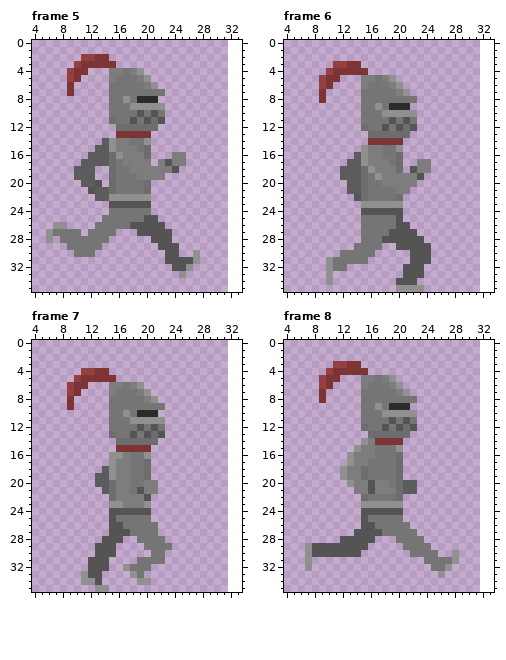
Edited in one commit: pixel-art file (RawAssets/Aseprite Files/player-run.aseprite). Above is the file before it was changed.
32x36 pixels, 8 frames. Colours within 5 levels of each other are drawn and written as one. Shown: frame 5: x 4..33, y 0..35; frame 6: x 4..33, y 0..35; frame 7: x 4..33, y 0..35; frame 8: x 4..33, y 0..35. The old version is drawn lined up with the new one, on the new canvas. The commit also changed other frames, which this record leaves out.
The same view after the edit:
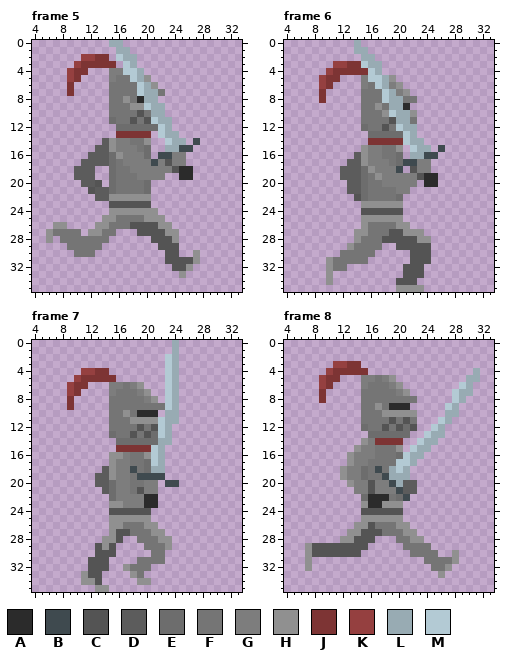
Palette (. is transparent): A #2b2b2b  B #3f4a4f  C #545454  D #5c5c5c  E #6d6d6d  F #757575  G #7d7d7d  H #909090  J #7d3434  K #954040  L #98abb3  M #b3cad4
Log entry: player running+background split
Edits made:
canvas 32x36 -> 45x36
Changed rows in their new state; - is an unchanged pixel.
Frame 5:
first column x 15:
 0 LL-----------
 1 -LL----------
 2 -MLL---------
 3 --ML---------
 4 --MML--------
 5 ---ML--------
 6 ----ML-------
 7 ----MLL------
 8 -----LL------
 9 -----MLL-----
10 ------LL-----
11 ------MLL----
12 -------ML----
13 -------MLL---
14 --------MLL-B
15 --------LLBB-
16 -------BB----
17 ------B------
18 ----------AA-
19 ----------AA-
first column x 12:
24 ---HHHHHHH---
25 --HH----HHH--
26 -HH-------HH-
27 HH---------HH
28 ------------H
Frame 6:
first column x 14:
 0 L------------
 1 LL-----------
 2 -LL----------
 3 -MLL---------
 4 --ML---------
 5 --MML--------
 6 ---ML--------
 7 ----ML-------
 8 ----MLL------
 9 -----LL------
10 -----MLL-----
11 ------LL-----
12 ------MLL----
13 -------ML----
14 -------MLL---
15 --------MLL-B
16 --------LLBB-
17 -------BB----
18 ------B------
19 ----------AA-
20 ----------AA-
first column x 13:
25 --HHHHHH----
26 --H----HH---
27 -HH-----HHH-
28 -H--------HH
29 H-----------
Frame 7:
first column x 14:
 0 ----------L
 1 ----------L
 2 ---------ML
 3 ---------ML
 4 ---------ML
 5 ---------ML
 6 ---------ML
 7 ---------ML
 8 ---------ML
 9 ---------ML
10 ---------LL
11 --------MLL
12 --------ML-
13 --------ML-
14 --------LL-
15 -------ML--
16 -------ML--
17 -------ML--
18 ----B--LL--
19 -----BBBB--
20 ---------BB
22 ------AA---
23 ------AA---
25 -HHHHHH----
26 -HH---HH---
27 -H-----HH--
28 HH------HH-
29 H--------H-
Frame 8:
first column x 12:
 4 -------------------L
 5 ------------------LL
 6 -----------------ML-
 7 ----------------MLL-
 8 ----------------ML--
 9 ---------------ML---
10 ---------------LL---
11 --------------ML----
12 -------------ML-----
13 ------------MLL-----
14 -----------MLL------
15 ----------MLL-------
16 ---------MLL--------
17 --------MML---------
18 -----B-LML----------
19 ------BLLL----------
20 -------BL-----------
21 --------B-----------
22 ----AAA--B----------
23 ----AA--------------
25 ---HHHHHH-----------
26 --HH----HH----------
27 -HH------HH---------
28 HH--------HH--------
